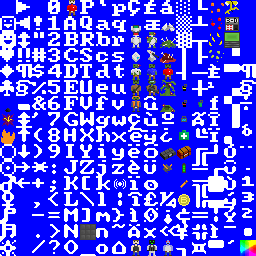
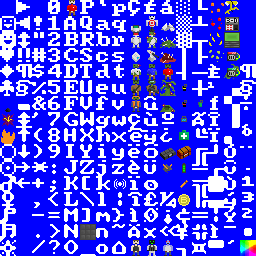
The second w=256, h=256 image is a revision of the first. Changes to its layers:
added layer "infected terminal" above "terminals" over (224, 64, 240, 79)
added layer "terminals" above "Layer 4" over (227, 52, 240, 61)
added layer "target dummy" above "Layer 0" over (146, 16, 158, 32)
painted on "Layer 0" over (144, 20, 240, 72)
